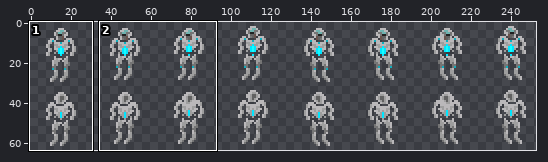
File history of a sprite sheet, enemy.png. Above, an overview of the earlier version with the close-up marked.
Close-up. First the earlier version:
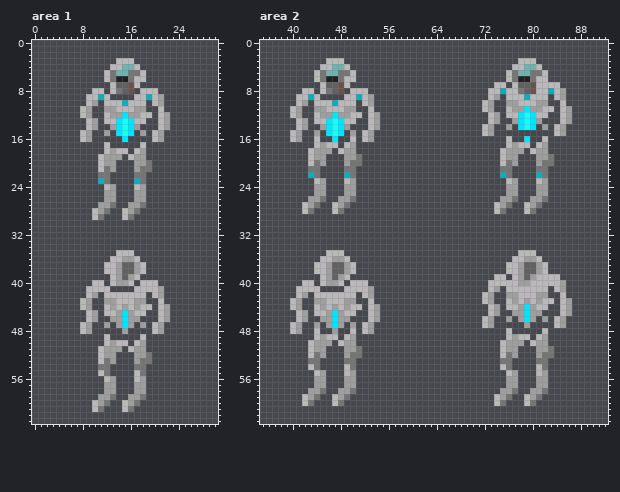
The file is 256x64 pixels. Colours within 5 levels of each other are drawn and written as one. Shown: area 1: x 0..30, y 0..63; area 2: x 35..92, y 0..63. The wide view leaves out empty margins. The commit also changed other parts of the picture, which this record leaves out.
After the commit:
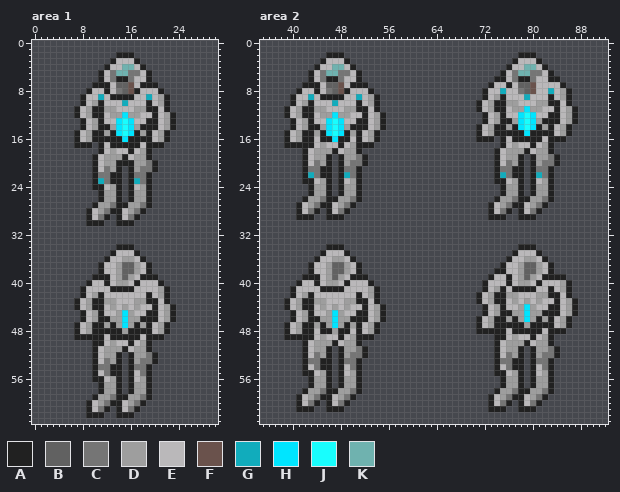
Palette (. is transparent): A #212121  B #616161  C #757575  D #9e9e9e  E #bab8ba  F #6a524c  G #11acbc  H #00e5ff  J #18fefe  K #6fb2af
Diff:
Changed rows in their new state; - is an unchanged pixel.
Area 1:
first column x 7:
 2 -------AAA-------
 3 ------A---A------
 4 -----A-----A-----
 5 ----A-------A----
 6 ----A-------A----
 7 ---AAA-----AAA---
 8 --A--A----A---A--
 9 -A----AAAA-----A-
10 -A--A-------A--A-
11 A--AA-------AA-A-
12 A--AA--------A--A
13 -A--A-------AA--A
14 -A--AA-----AAA--A
15 A--AA-A---A-A--A-
16 A--AAAAA-AAAA--A-
17 AAA-A-AAAAA-AAA--
18 ----A----A--A----
19 ---A----A---A----
20 ---A---AAA---A---
21 ---A---A-A---A---
22 ---A--AA-A--A----
23 ---A--AA-A--A----
24 ---AA--A-A--A----
25 ----A--A-A--A----
26 ----A--A-A--A----
27 ---A---AA---A----
28 --A---AA---A-----
29 --A--A-A--A------
30 --AAA--AAA-------
first column x 7:
34 -------AAA-------
35 ------A---A------
36 -----A-----A-----
37 ----A-------A----
38 ----A-------A----
39 ---AAA-----AAA---
40 --A--A----A---A--
41 -A----AAAA-----A-
42 -A--A-------A--A-
43 A--AA-------AA-A-
44 A--AA--------A--A
45 -A--A-------AA--A
46 -A--AA-----AAA--A
47 A--AA-A---A-A--A-
48 A--AAAAA-AAAA--A-
49 AAAAA-AAAAA-AAA--
50 ---AA----A--A----
51 ---A----A---A----
52 ---A---A-A---A---
53 ---A---A-A---A---
54 ---A--AA-A--A----
55 ---A--AA-A--A----
56 ---AA--A-A--A----
57 ----A--A-A--A----
58 ----A--A-A--A----
59 ---A---AA---A----
60 --A---AA---A-----
61 --A--A-A--A------
62 --AAA--AAA-------
Area 2:
first column x 39:
 2 -------AAA-----------------------------AAA-------
 3 ------A---A---------------------------A---A------
 4 -----A-----A-------------------------A-----A-----
 5 ----A-------A-----------------------A-------A----
 6 ----A-------A----------------------AA-------AA---
 7 ---AAA-----AAA--------------------A--A--------A--
 8 --A--A----A---A------------------A-------------A-
 9 -A----AAAA-----A-----------------A--A-------A--A-
10 -A--A-------A--A----------------A--AA-------AA-A-
11 A--AA-------AA-A----------------A--AA--------A--A
12 A--AA--------A--A----------------A--A-------AA--A
13 -A--A-------AA--A----------------A--AA-----AAA--A
14 -A--AA-----AAA--A---------------A--AA-A---A-A--A-
15 A--AA-A---A-A--A----------------A--AAAAAHAAAA--A-
16 A--AA-AA-AA-A--A----------------AAA-A-AAAAA-AAA--
17 AAAAA----A--AAA---------------------A----A--A----
18 ---A----A---A----------------------A----A---A----
19 ---A---A-A---A---------------------A---A-A---A---
20 ---A---A-A---A---------------------A---A-A---A---
21 ---A--AA-A--A----------------------A--AA-A--A----
22 ---A--AA-A--A----------------------A--AA-A--A----
23 ---AA--A-A--A----------------------AA--A-A--A----
24 ----A--A-A--A-----------------------A--A-A--A----
25 ----A--A-A--A-----------------------A--A-A--A----
26 ---A---AA---A----------------------A---AA---A----
27 --A---AA---A----------------------A---AA---A-----
28 --A--A-A--A-----------------------A--A-A--A------
29 --AAA--AAA------------------------AAA--AAA-------
first column x 39:
34 -------AAA-----------------------------AAA-------
35 ------A---A---------------------------A---A------
36 -----A-----A-------------------------A-----A-----
37 ----A-------A-----------------------A-------A----
38 ----A-------A----------------------AA-------A----
39 ---AAA-----AAA--------------------A--A-----AAAA--
40 --A--A----A---A------------------A---A----A----A-
41 -A----AAAA-----A-----------------A--A-AAAA--A--A-
42 -A--A-------A--A----------------A--AA-------AA-A-
43 A--AA-------AA-A----------------A--AA--------A--A
44 A--AA--------A--A----------------A--A-------AA--A
45 -A--A-------AA--A----------------A--AA-----AAA--A
46 -A--AA-----AAA--A---------------A--AA-A---A-A--A-
47 A--AA-A---A-A--A----------------A--AAAAA-AAAA--A-
48 A--AA-AA-AA-A--A----------------AAAAA-AAAAA-AAA--
49 AAAAA----A--AAA--------------------AA----A--A----
50 ---A----A---A----------------------A----A---A----
51 ---A---A-A---A---------------------A---A-A---A---
52 ---A---A-A---A---------------------A---A-A---A---
53 ---A--AA-A--A----------------------A--AA-A--A----
54 ---A--AA-A--A----------------------A--AA-A--A----
55 ---AA--A-A--A----------------------AA--A-A--A----
56 ----A--A-A--A-----------------------A--A-A--A----
57 ----A--A-A--A-----------------------A--A-A--A----
58 ---A---AA---A----------------------A---AA---A----
59 --A---AA---A----------------------A---AA---A-----
60 --A--A-A--A-----------------------A--A-A--A------
61 --AAA--AAA------------------------AAA--AAA-------
Pixel boxes of the changes (left, top, right, bottom) in both close-ups:
added: (74, 52, 176, 418)
added: (284, 52, 386, 220)
changed: (476, 52, 578, 220)
added: (284, 244, 386, 412)
changed: (476, 244, 578, 412)
